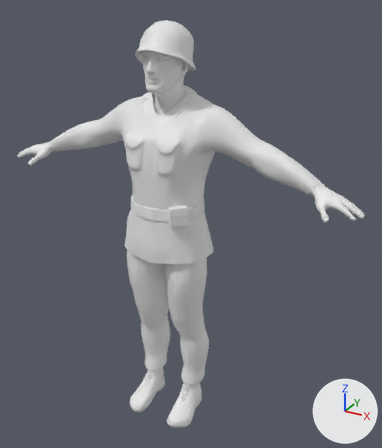
The Blender file FinishedFigure.blend: old version first, new version second.
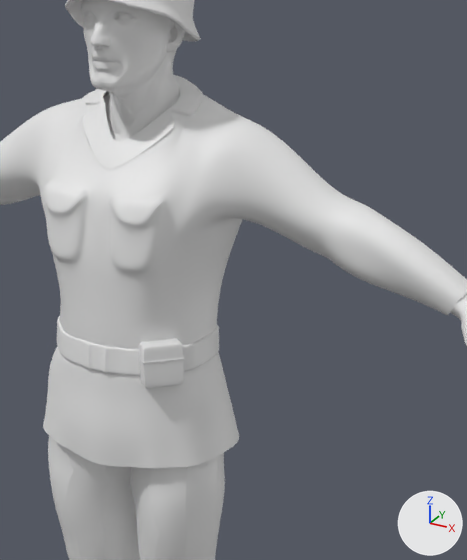
The first picture shows the older version from a camera (50 mm lens) standing at (1.237, -2.033, 2.106) and looking at (0.088, 0.057, 1.061). The close-ups show both versions on the part from 27% to 83% of the width and 11% to 68% of the height of that picture; other places that the commit changed are outside them. The axes (+X, +Y, +Z) are drawn at lower right. The lights are the same throughout.

The first close-up shows 'Belt', 'Figure', 'Helmet', 'Jacket', 'LittleBag', 'Pants2'.
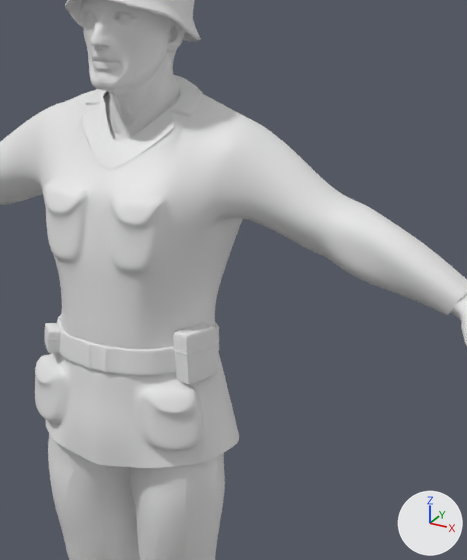
Changed parts and their boxes (x1, y1, x2, y2) in the close-ups (467 x 560 px; the box of a moved part takes in the faces that stretch with it):
'LittleBag', moved, turned, rescaled
    before: (139, 339, 185, 389)
    after: (44, 323, 61, 353)
'BigBag', added
    after: (173, 323, 218, 384)
part 1 of me_cube_001, built on
    before: (17, 92, 263, 468)
    after: (17, 92, 266, 468)
part 2 of me_cube_001, moved or reshaped
    before: (207, 271, 225, 334)
    after: (207, 272, 224, 327)

The change in detail:
me_cube_001 is used by ob_jacket; location (0.0, 0.0, 1.409); scale (0.239, 0.239, 0.239).
Verts and faces of me_cube_001; kept vertices keep their numbers, new ones are numbered from 310.
Before the commit, vertices of me_cube_001: 2 (-0.71, 0.2, -0.67), 99 (-0.71, 0.2, -0.9), 124 (-0.53, 0.35, -0.67).
me_cube_001 had 310 vertices, 283 faces and spanned x -2.99..0.0, y -0.82..0.73, z -1.96..1.32.
me_cube_001 now has 341 vertices, 314 faces and spans x -2.99..0.0, y -0.82..0.73, z -1.96..1.32.
Part 1, on me_cube_001:
5 vertices are removed from x -0.7..-0.46, y -0.67..-0.45, z -1.62..-1.07.
16 faces are deleted.
3 vertices in x -0.44, y -0.6..-0.58, z -0.88..-0.64 move by (0.03, -0.02, 0.0).
3 vertices in x -0.19..-0.18, y -0.77..-0.71, z -1.96..-1.32 move by (0.08, -0.02, 0.0).
46 vertices move from x -0.87..-0.17, y -0.73..0.41, z -1.94..1.03 to x -0.94..-0.09, y -0.75..0.4, z -1.95..0.99.
36 vertices are added at x -0.91..-0.3, y -0.72..-0.32, z -1.77..-1.13.
47 new faces join them.
Part 2, on me_cube_001:
Vertex 2 moves to (-0.68, 0.17, -0.67).
Vertex 99 moves to (-0.7, 0.19, -0.9).
Vertex 124 moves to (-0.51, 0.33, -0.66).
Object 'LittleBag' (ob_littlebag) moves from (0.13, -0.137, 1.191) to (-0.145, -0.128, 1.187).
Object 'LittleBag' (ob_littlebag) turns from (-4.7, 0, 45) to (-4.7, 0, -47) degrees about x, y and z.
Object 'LittleBag' (ob_littlebag) is rescaled from (0.0422, 0.0206, 0.0575) to (0.0274, 0.0139, 0.0317).
Object 'BigBag' (ob_bigbag) is new; it shows me_cube_003.
Its location is (0.175, -0.073, 1.2).
Its rotation in degrees is (-4.7, 0, 70).
Its scale is (0.0422, 0.0207, 0.0687).
It gains a MIRROR modifier named 'Mirror'.
It gains a SUBSURF modifier named 'Subsurf'.
Modifier setting: levels = 2.
